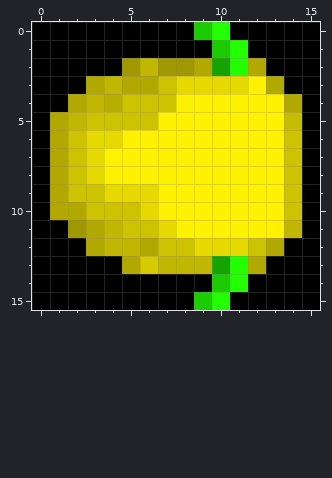
Pixel-art sprite: PA9/assets/CEN_7BODY.png. Above: the version before the commit.
The file is 16x16 pixels. Colours within 5 levels of each other are drawn and written as one.
And afterwards:
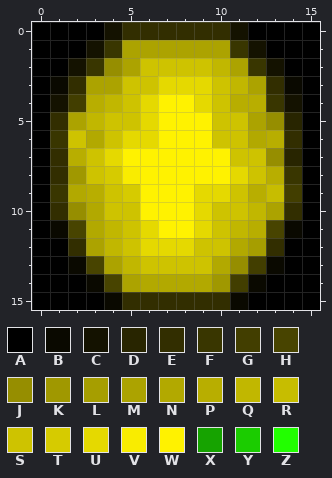
Palette (. is transparent): A #000000  B #0a0900  C #141200  D #282500  E #322e00  F #393600  G #423e00  H #484400  J #968e00  K #a09800  L #a69e00  M #aca300  N #b2a900  P #b8ae00  Q #c1b700  R #c7bd00  S #cec300  T #d6cb00  U #e5d900  V #f9ec00  W #fff200  X #16a300  Y #1bcc00  Z #22ff00
Commit: Get CentipedeBody working
From old to new:
{"y":0,"x":4,"old":"AAAAAYZA","new":"CEEEEEEC"}
{"y":1,"x":3,"old":"AAAAAAAYZA","new":"CFMMMMMMFC"}
{"y":2,"x":2,"old":"AAAKQKKNXZNA","new":"CFJMSSSSQMFC"}
{"y":3,"x":1,"old":"AANQNNS","new":"BEMMSSU"}
{"y":3,"x":10,"old":"UUWNA","new":"SQMEB"}
{"y":4,"x":1,"old":"ANQP","new":"CGPQ"}
{"y":4,"x":6,"old":"SS","new":"UW"}
{"y":4,"x":9,"old":"WWWWWN","new":"USPPFC"}
{"y":5,"x":1,"old":"NQS","new":"EMQ"}
{"y":5,"x":6,"old":"S","new":"U"}
{"y":5,"x":10,"old":"WWWWR","new":"SSMJD"}
{"y":6,"x":1,"old":"N","new":"F"}
{"y":6,"x":3,"old":"UUWW","new":"NSUU"}
{"y":6,"x":10,"old":"WWWWS","new":"SSNPE"}
{"y":7,"x":1,"old":"NSUW","new":"EPSU"}
{"y":7,"x":11,"old":"WWWS","new":"SSJD"}
{"y":8,"x":1,"old":"NSUWW","new":"EKSTV"}
{"y":8,"x":11,"old":"WWWS","new":"USPF"}
{"y":9,"x":1,"old":"NSSUUU","new":"FNPSTW"}
{"y":9,"x":9,"old":"WWWWWS","new":"UUSPRG"}
{"y":10,"x":1,"old":"NNS","new":"EJN"}
{"y":10,"x":6,"old":"U","new":"W"}
{"y":10,"x":9,"old":"WWWWWS","new":"USSQME"}
{"y":11,"x":1,"old":"AK","new":"BH"}
{"y":11,"x":6,"old":"SU","new":"UW"}
{"y":11,"x":9,"old":"WWWWWQ","new":"USQPHB"}
{"y":12,"x":2,"old":"AN","new":"EM"}
{"y":12,"x":5,"old":"QNSSUUUSN","new":"SUUUSSNLE"}
{"y":13,"x":2,"old":"AAANTQQQXZNA","new":"BHMQSSSSNJGB"}
{"y":14,"x":3,"old":"AAAAAAAYZA","new":"BHMNNNNKGB"}
{"y":15,"x":4,"old":"AAAAAYZA","new":"BEEEEEEB"}
{"label":"changed","picture_box":[50,22,302,310]}
